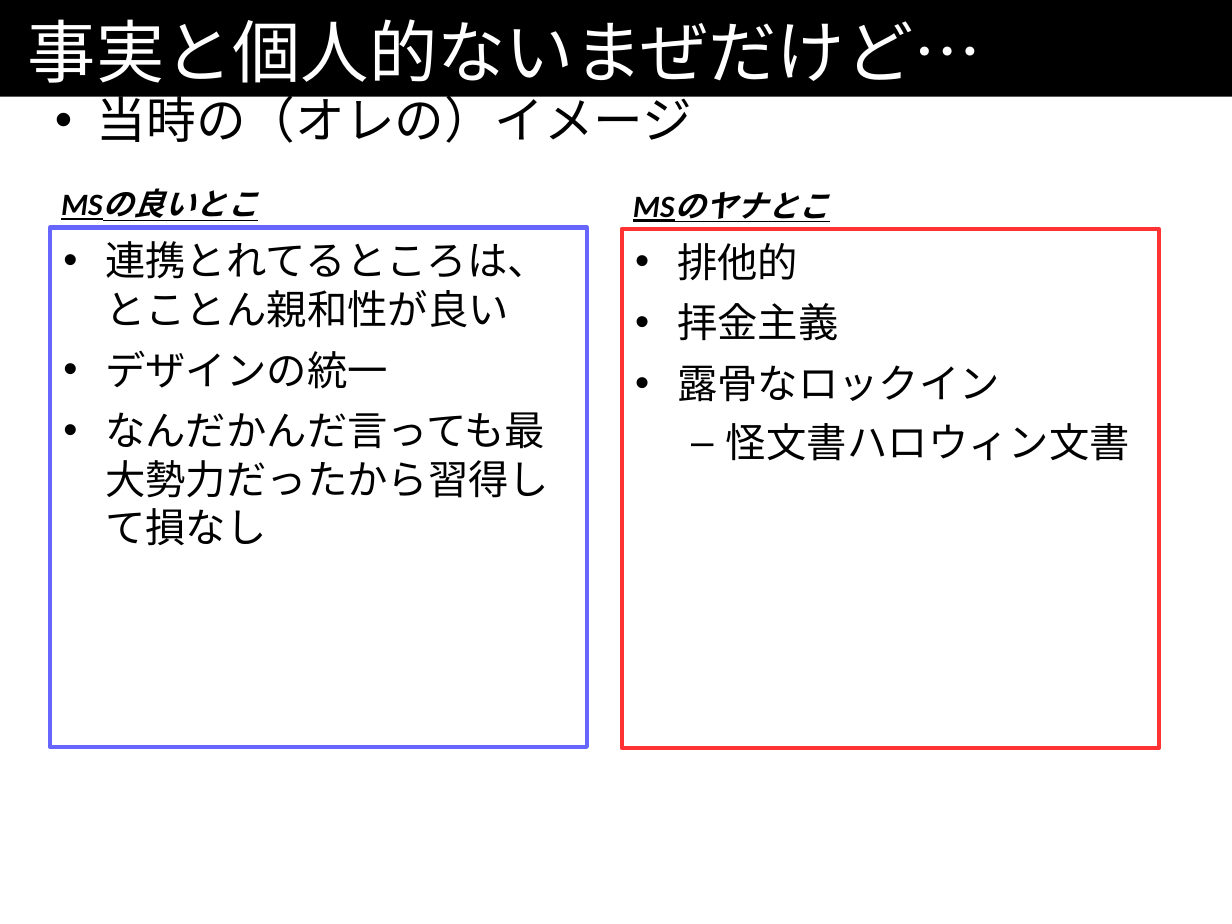
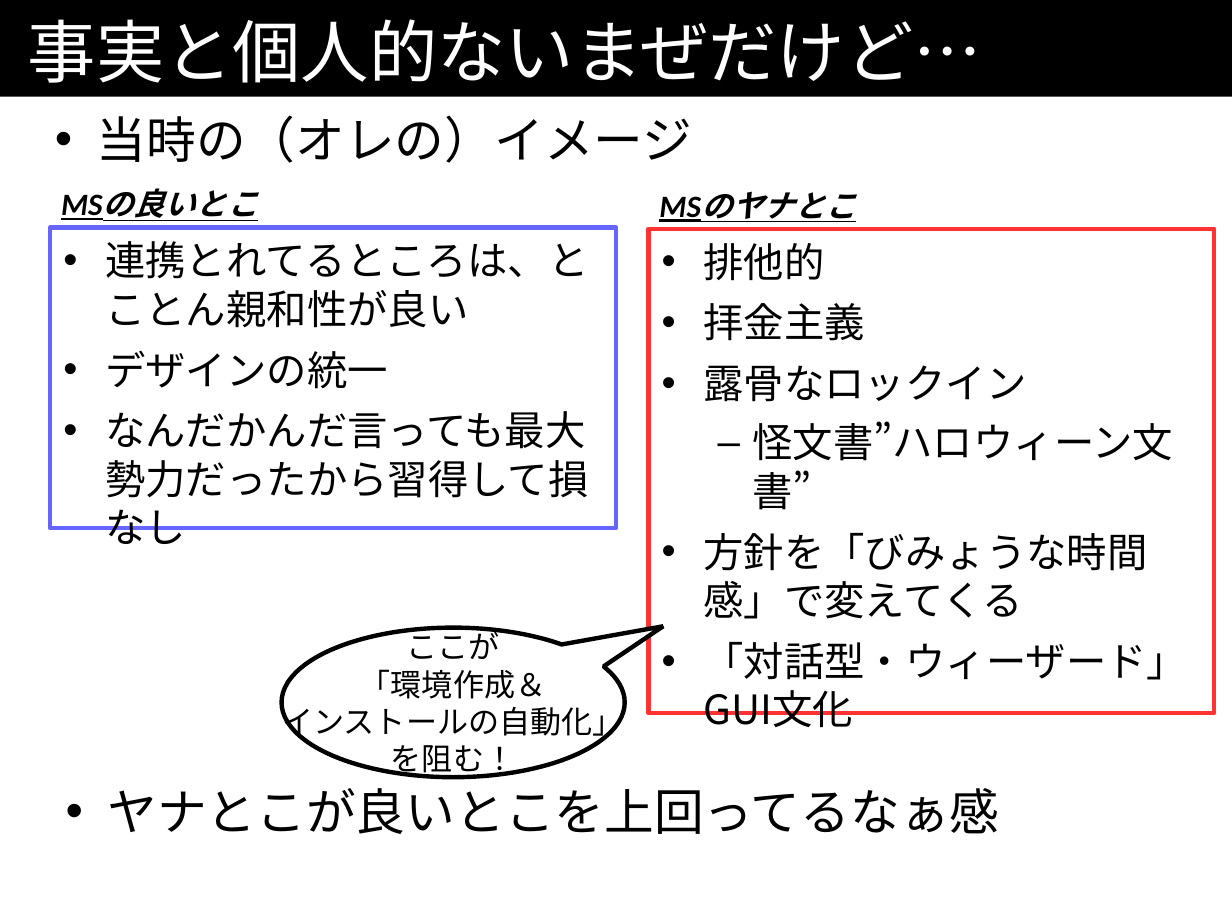
Before and after one commit to kazuhito-m/kazuhito-m.github.io, a slide deck: slide 40 of _drafts/comcamp2016.odp (slide 39 before the commit). Drawn at 1232x924 pixels with LibreOffice and Linux fonts; fonts in the diff are those of the drawing. Boxes give left, top, right and bottom in pixels: in the first picture for what was removed or moved away, otherwise in the second. Text is boxed around its words. In the diff, an @@ line names an element or a change of style, - is before the commit and + after.

```diff
--- a/_drafts/comcamp2016.odp
+++ b/_drafts/comcamp2016.odp
@@ text "当時の（オレの）イメージ" rewrapped from (x1=97, y1=88, x2=692, y2=143) to (x1=97, y1=115, x2=692, y2=163) @@
@@ text "MSのヤナとこ" moved from (x1=623, y1=180, x2=1145, y2=238) to (x1=648, y1=180, x2=1171, y2=238) @@
@@ text "連携とれてるところは、とことん親和性が良い" resized from (x1=50, y1=228, x2=587, y2=748) to (x1=50, y1=228, x2=616, y2=529) @@
@@ text "排他的" resized from (x1=623, y1=229, x2=1159, y2=749) to (x1=648, y1=229, x2=1214, y2=713) @@
@@ text at (x1=704, y1=421, x2=1188, y2=727): text changed @@
-  – 怪文書ハロウィン文書
+  – 怪文書”ハロウィーン文書”
+• 方針を「びみょうな時間感」で変えてくる
+• 「対話型・ウィーザード」GUI文化
@@ speech bubble added at (x1=282, y1=628, x2=625, y2=778), fill #FFFFFF, outline #000000 2.83 pt, 20 pt, text #000000 @@
+ここが
+「環境作成＆
+インストールの自動化」
+を阻む！
@@ text added at (x1=108, y1=779, x2=1000, y2=834), 32 pt, text #000000 @@
+• ヤナとこが良いとこを上回ってるなぁ感
```
Also in this commit, not shown: 2 other slides changed, 41 slides added.
